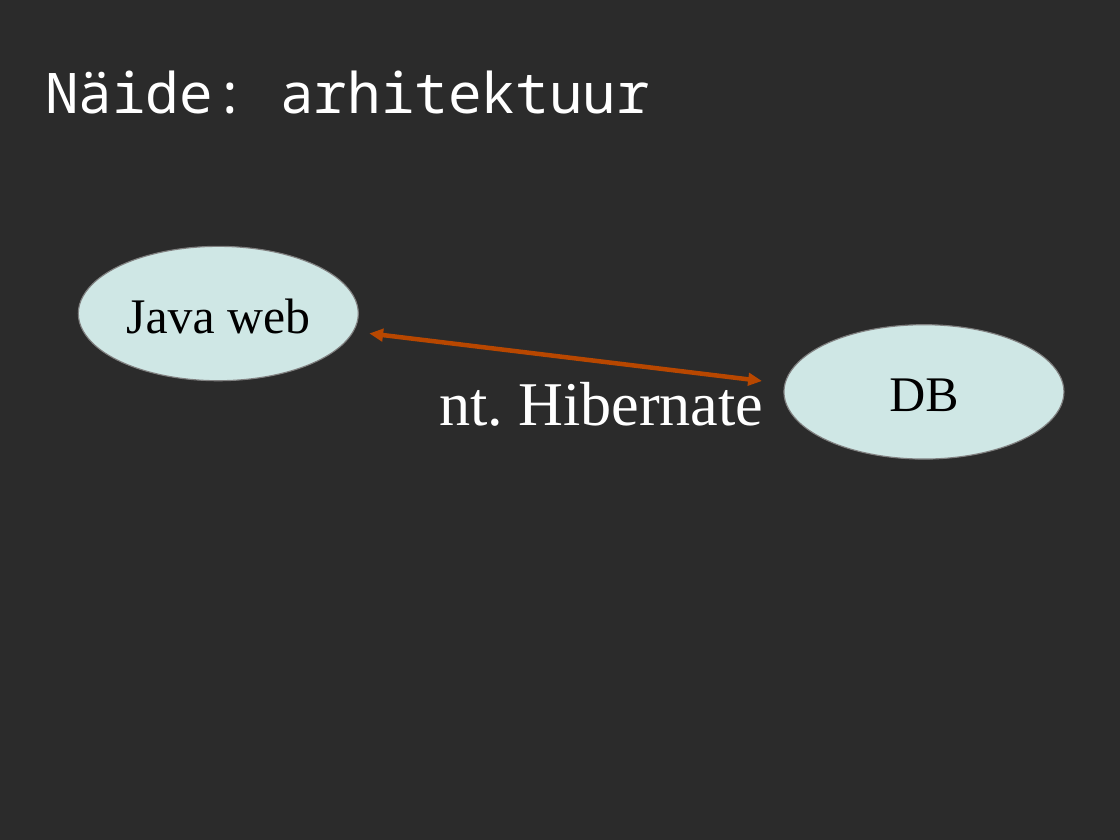
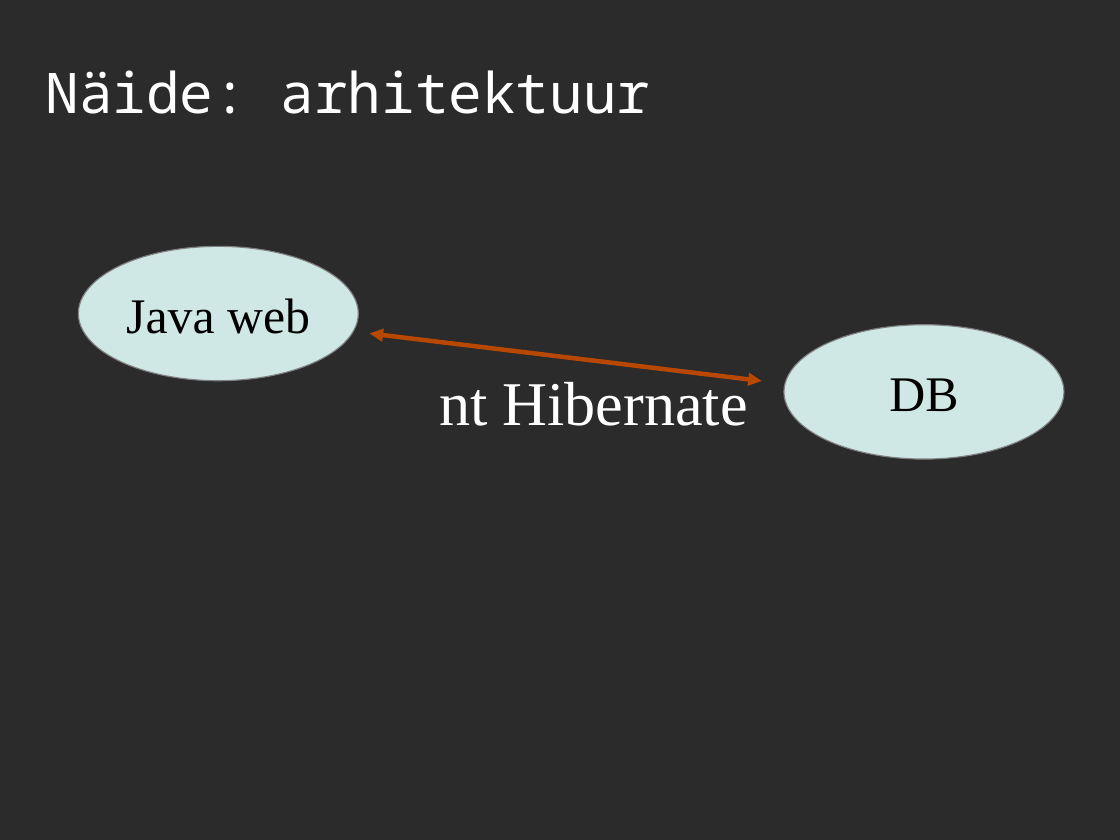
Before and after one commit to asolntsev/presentations, a slide deck: slide 9 of kiss/kiss.devclub-ee.est.ppt. Drawn at 1120x840 pixels with LibreOffice and Linux fonts; fonts in the diff are those of the drawing; background and template pictures are left out; a plain dark background stands for a picture behind light text. Boxes give left, top, right and bottom in pixels: in the first picture for what was removed or moved away, otherwise in the second. Text is boxed around its words. In the diff, an @@ line names an element or a change of style, - is before the commit and + after.

```diff
--- a/kiss/kiss.devclub-ee.est.ppt
+++ b/kiss/kiss.devclub-ee.est.ppt
@@ text at bbox=[439, 376, 748, 426]: text changed @@
-nt. Hibernate
+nt Hibernate
```
Also in this commit, not shown: 8 other slides changed, 2 slides added, 2 slides removed.
